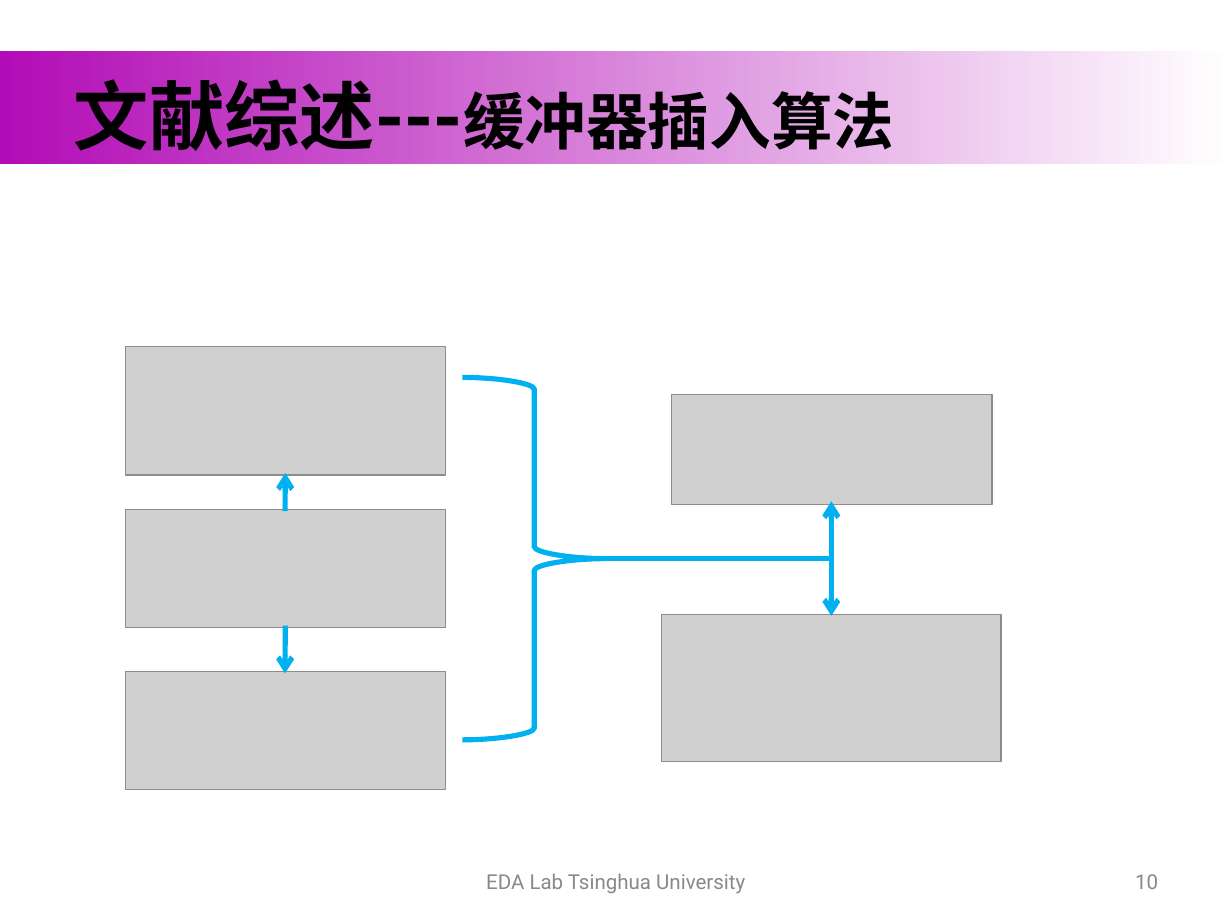
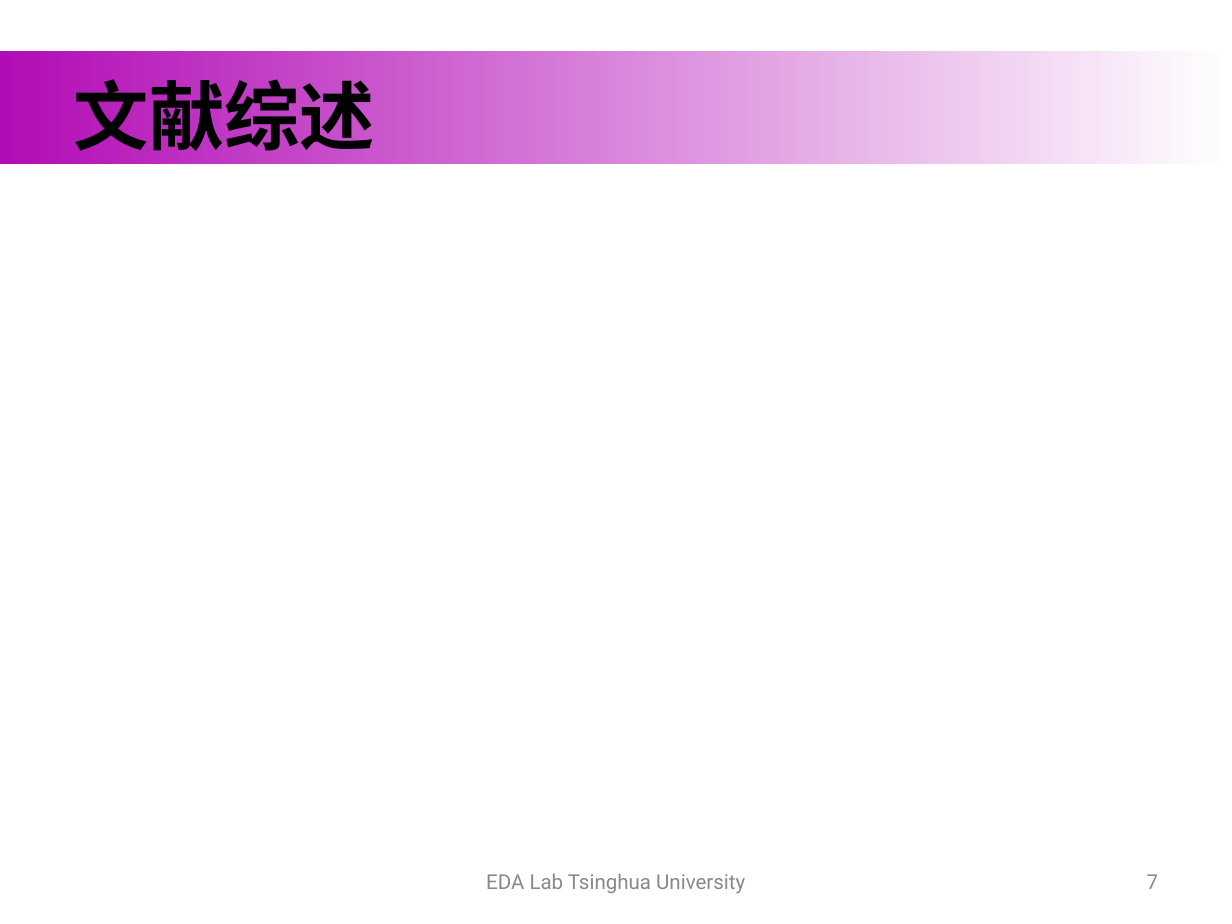
Before and after one commit to hewr1993/graduate_thesis, a slide deck: slide 7 of formal_materials/publish/开题.ppt (slide 10 before the commit). Drawn at 1232x924 pixels with LibreOffice and Linux fonts; fonts in the diff are those of the drawing; grey boxes stand for pictures; background and template pictures are left out. Boxes give left, top, right and bottom in pixels: in the first picture for what was removed or moved away, otherwise in the second. Text is boxed around its words. In the diff, an @@ line names an element or a change of style, - is before the commit and + after.

```diff
--- a/formal_materials/publish/开题.ppt
+++ b/formal_materials/publish/开题.ppt
@@ title at (x1=74, y1=67, x2=375, y2=163): text changed @@
-文献综述---缓冲器插入算法
+文献综述
@@ group removed at (x1=126, y1=346, x2=1000, y2=790): 5 pictures, 2 arrows, 2 elbow arrows, 1 freeform shape @@
@@ page number at (x1=1147, y1=874, x2=1159, y2=889): text changed @@
-10
+7
```
Also in this commit, not shown: 3 other slides changed, 4 slides added, 12 slides removed, 3 other files.
